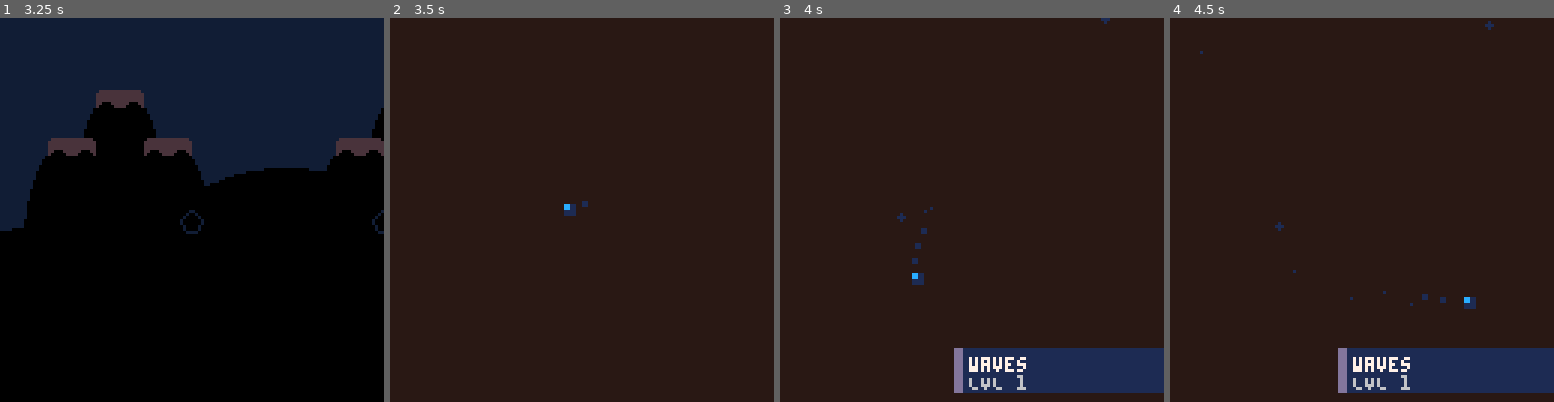
Above: before the commit, frames 1-4 (left to right).
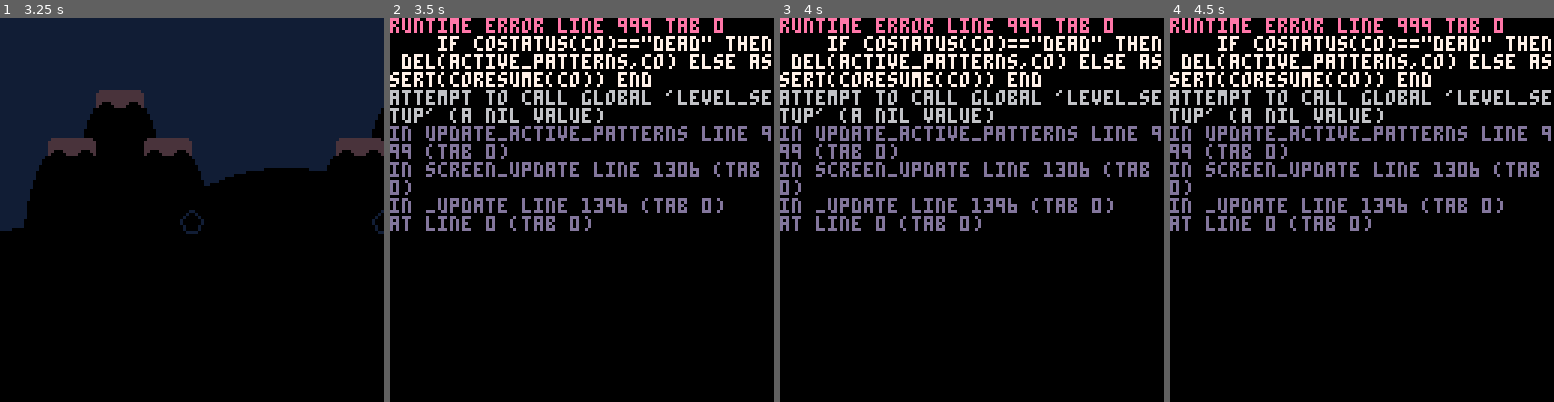
Above: after the commit, the same moments.

Repository: kastlev/tiny-shapes-and-beats
Game: PICO-8 cartridge tiny_beats_and_shapes.p8
Two runs of this game, one before a commit and one after it. Both use one fixed random seed, a clock stepped at 60 frames per second and the inputs below.
Inputs:
- Up to frame 1 (3.25 s): tap X (X key) at 0.33, 1.07, 1.85, 2.97 s; tap O (Z key) at 0.7, 1.7, 2.1, 2.5, 2.9 s; hold Right 1.6-2.1 s; hold Up 2.15-2.42 s; hold Right 2.47-3.03 s; hold Left from 3.08 s (still down)
- Up to frame 2 (3.5 s): keep holding Left; tap O (Z key) at 3.3 s
- Up to frame 3 (4 s): release Left at 3.58 s; hold Down 3.63-3.97 s; tap O (Z key) at 3.7 s
- Up to frame 4 (4.5 s): hold Right from 4.02 s (still down); tap X (X key) at 4.08 s; tap O (Z key) at 4.1 s

Frame 1 is identical in both runs. In frame 2, 100% of the frame differs, in the area x 0-100%, y 0-100%; in frame 3, 100%; in frame 4, 100%.
Error after the commit: runtime error line 999 tab 0; if costatus(co)=="dead" then del(active_patterns,co) else assert(coresume(co)) end; attempt to call global 'level_setup' (a nil v…

Commit message:
Refactor enemy spawning parameters: remove unused 'hold_frames' for clarity and consistency. Agregar lógica de configuración de niveles: implementar funciones para manejar la configuración y el flujo de juego.

Diff:
--- a/src/enemies.lua
+++ b/src/enemies.lua
@@ -177,7 +177,7 @@
     if sz>=40 then add_trauma(.1) end
     wait_until_enemy_dead(_create_enemy(etype,x,y,{
       size=sz,fill=params.fill,color=params.warning_color or C_DARK_PINK,
-      duration_frames=params.warning_frames or 20,hold_frames=params.hold_frames or 0,
+      duration_frames=params.warning_frames or 20,
       len=params.len,ang=params.ang,is_warning=true}))
   end
 
--- /dev/null
+++ b/src/level_engine.lua
@@ -0,0 +1,39 @@
+function meta(i) return _kv_parts(split(LEVEL_META[i], ";")) end
+
+function level_setup(n)
+  local cfg=meta(n)
+  local cps={}
+  for i=1,4 do
+    local f=cfg["point"..i]
+    if f then add(cps,{frac=f,color=cfg["point"..i.."_color"]}) end
+  end
+  hud_start(cfg.total,cps,cfg.song,cfg.name)
+  wait_for_card()
+  if not simulating then music(cfg.track) end
+end
+
+function play(t)
+  for l in all(t) do
+    if type(l)=="number" then
+      wait_frames(l)
+    else
+      local a=split(l,"*")
+      for i=1,#a>1 and a[1] or 1 do
+        for c in all(split(a[#a],"/")) do
+          local q=split(c,";")
+          local f=deli(q,1)
+          local b=split(T[f] or f,";")
+          f=deli(b,1)
+          local g=_merge(_kv_parts(b),_kv_parts(q))
+          for k,v in pairs(g) do
+            if v=="?" then g[k]=14+rnd(100)      -- ? = aleatorio
+            elseif v=="@" then g[k]=flr(k=="x" and p.x+2 or p.y+2) end
+          end
+          assert(_ENV[f],"plantilla desconocida: "..f)
+          meanwhile(function() _ENV[f](g) end)
+          wait_frames(g.wait or 0)
+        end
+      end
+    end
+  end
+end
--- a/src/levels.lua
+++ b/src/levels.lua
@@ -1,221 +1,110 @@
-function play(t)
-  for l in all(t) do
-    if type(l)=="number" then
-      wait_frames(l)
-    else
-      local a=split(l,"*")
-      for i=1,#a>1 and a[1] or 1 do
-        for c in all(split(a[#a],"/")) do
-          local q=split(c,";")
-          local f=deli(q,1)
-          local b=split(T[f] or f,";")
-          f=deli(b,1)
-          local g=_merge(_kv_parts(b),_kv_parts(q))
-          for k,v in pairs(g) do
-            if v=="?" then g[k]=14+rnd(100)
-            elseif v=="@" then g[k]=flr(k=="x" and p.x+2 or p.y+2) end
-          end
-          meanwhile(function() _ENV[f](g) end)
-          wait_frames(g.wait or 0)
-        end
-      end
-    end
-  end
-end
 
-function level_setup(n)
-  local cfg=meta(n)
-  local cps={}
-  for i=1,4 do
-    local f=cfg["point"..i]
-    if f then add(cps,{frac=f,color=cfg["point"..i.."_color"]}) end
-  end
-  hud_start(cfg.total,cps,cfg.song,cfg.name)
-  wait_for_card()
-  if not simulating then music(cfg.track) end
-end
 
 LEVEL_META = {
   "name=LVL 1;song=waves;track=0;total=1560;point1=0.27;point2=0.68;map_x=8",
   "name=LVL 2;song=flux;track=8;total=2100;point1=0.23;point2=0.52;point3=0.78;map_x=16",
   "name=LVL 3;song=zona;track=16;total=2400;point1=0.25;point2=0.55;map_x=24"
 }
-
 LEVEL_COUNT = #LEVEL_META
 
 T = {
-  -- ===== formas basicas =====
   hline   = "spw;type=E_LINE_BI;x=64;ang=0;len=72;size=3;warning_frames=20;duration_frames=18",
   vline   = "spw;type=E_LINE_BI;y=64;ang=0.25;len=72;size=3;warning_frames=20;duration_frames=18",
   cross   = "spw;type=E_CROSS;x=64;y=64;len=72;size=3;ang_vel=0.006;warning_frames=30;duration_frames=210",
+  ring    = "spw;size=1;size_max=70;fill=false;grow_px=1.8;warning_frames=20;duration_frames=40",
   burst   = "spw;type=E_CIRCLE;size=5;warning_frames=25;duration_frames=1;burst=true;burst_count=10;burst_speed=1.4;burst_size=2;burst_duration_frames=110",
-  ring    = "spw;size=1;size_max=70;fill=false;grow_px=1.8;warning_frames=20;duration_frames=40",
   column  = "spw_loop;pattern=column;column_x=-4;random=true;parallel=true;type=E_BULLET;size=3;vx=3.4;n=9;duration_frames=45",
+  rain    = "spw_loop;pattern=row;random=true;n=3;parallel=true;type=E_BULLET;size=3;vy=1.5;duration_frames=100",
+  aimed   = "spw;type=E_BULLET;size=3;aim=2.2;duration_frames=120",
+  spiral  = "spw_loop;pattern=point;x=64;y=64;n=16;type=E_CIRCLE;size=3;color=13;warning=false;duration_frames=1;burst=true;burst_count=3;burst_speed=1.3;burst_size=2;burst_duration_frames=110;spawn_interval=5;stagger_burst_angle_offset=0.03;burst_quiet=true",
+  emitter = "spw;type=E_CIRCLE;size=4;warning=false;ease_move=out_quad;duration_frames=30;hold_frames=20;flicker=true;burst=true",
   chasers = "spw_loop;pattern=perimeter;parallel=true;chase=true;chase_turn=0.05;size=4;warning_frames=30;duration_frames=130",
   squares = "spw_loop;type=E_SQUARE;parallel=true;near_player=true;near_range=24;size=8;warning_frames=45;duration_frames=25",
-  rain    = "spw_loop;pattern=row;random=true;n=3;parallel=true;type=E_BULLET;size=3;vy=1.5;duration_frames=100",
-  -- aimed : bala apuntada al jugador. aim = velocidad (< 2.5, tu velocidad maxima).
-  aimed   = "spw;type=E_BULLET;size=3;aim=2.2;duration_frames=120",
-  -- spiral: n emisores de 1 frame, cada uno con angulo +0.03. Dura n*spawn_interval (80 f).
-  spiral  = "spw_loop;pattern=point;x=64;y=64;n=16;type=E_CIRCLE;size=3;color=13;warning=false;duration_frames=1;burst=true;burst_count=3;burst_speed=1.3;burst_size=2;burst_duration_frames=110;spawn_interval=5;stagger_burst_angle_offset=0.03;burst_quiet=true",
-  -- emitter: entra desde un borde (x,y -> target_x,target_y), se queda 20 f y suelta un anillo.
-  --          ease_move=out_quad ya es lineal (tu _ease). Para sensacion "out" usa ease_move=lerp;lerp_factor=.15
-  emitter = "spw;type=E_CIRCLE;size=4;warning=false;ease_move=out_quad;duration_frames=30;hold_frames=20;flicker=true;burst=true",
-
-  -- ===== ZONAS (E_HOLE: lo de FUERA del circulo es letal) =====
-  -- zone    : zona quieta. size = radio seguro. Dura warning_frames + duration_frames.
   zone     = "spw;type=E_HOLE;x=64;y=64;size=36;warning_frames=45;duration_frames=195",
-  -- orbzone : zona que orbita. orbit_radius = tamano de la orbita, orbit_speed = vueltas/frame
-  --           (0.006 ~ 0.8 px/frame, 0.009 ~ 1.5 px/frame). x = punto de partida.
   orbzone  = "spw;type=E_HOLE;orbit=true;orbit_cx=64;orbit_cy=64;orbit_ang=0;orbit_radius=22;orbit_speed=0.006;x=86;y=64;size=34;warning_frames=45;duration_frames=315",
-  -- lens    : mitad de un "lente". Se lanzan DOS con orbit_ang distinto; solo la interseccion es segura.
   lens     = "spw;type=E_HOLE;orbit=true;orbit_cx=64;orbit_cy=64;orbit_radius=12;orbit_speed=0.006;y=64;size=36;warning_frames=30;duration_frames=330",
-  -- jumpzone: zona de salto. Nace en x,y, vive duration_frames y desaparece.
   jumpzone = "spw;type=E_HOLE;size=28;warning_frames=30;duration_frames=90",
-  -- zonering: anillo para usar DENTRO de una zona.
-  --   size_max        = radio del hoyo + 2 (mas grande no sirve: afuera ya es letal)
-  --   grow_px         = velocidad, la perilla principal de dificultad
-  --   duration_frames = ceil(size_max / grow_px) + 1 (si es menor, muere a medio crecer)
-  --   warning_frames  = frames para reaccionar (el warning es solo un punto en el centro)
-  --   Tabla (size_max=30): grow_px 0.7 -> 43 (facil) | 0.9 -> 34 (normal) | 1.2 -> 26 (dificil)
   zonering = "spw;size=1;size_max=30;fill=false;grow_px=0.9;warning_frames=30;duration_frames=34"
 }
 
 function level_1()
   level_setup(1)
   play {
-    -- m1-2 lluvia lenta
-    "spw_loop;pattern=row;random=true;n=8;parallel=true;stagger=15;type=E_BULLET;vy=0.9;size=2;duration_frames=220;wait=120",
-    -- m3-5 cuadrados cerca del jugador
-    "squares;n=8;stagger=15;wait=120",
-    "squares;n=2;stagger=30/squares;n=2;stagger=30;wait=60",
-    -- m6-7 anillos lentos
-    "spw_loop;pattern=point;x=64;y=64;n=2;parallel=true;stagger=30;size=1;size_max=92;fill=false;grow_px=1.4;warning_frames=30;duration_frames=70;wait=120",
-    120, -- m8-9 respiro + checkpoint 1
-    -- m10-14 perseguidores
-    "chasers;n=4;stagger=30;chase_speed=0.9;wait=120",
-    "chasers;n=8;stagger=15;chase_speed=1.0;wait=120",
-    "chasers;n=12;stagger=5;chase_speed=1.1;wait=60",
-    -- m15-18 columnas desde la derecha
-    "4*column;column_x=140;n=5;vx=-2.2;duration_frames=80;wait=30",
-    "4*column;column_x=140;n=7;vx=-2.6;duration_frames=80;wait=30",
-    60, -- m19 respiro + checkpoint 2
-    -- m20-24 bola que rebota + anillos
-    "spw;x=20;y=20;vx=1.9;vy=1.5;size=3;warning_frames=30;duration_frames=270;bounce=true;bounce_speed_mult=1.05;bounce_size_mult=1.06",
-    "2*ring;grow_px=1.5;warning_frames=30;duration_frames=50;wait=60",
-    "6*ring;grow_px=1.5;warning_frames=30;duration_frames=50;wait=30",
-    -- m25-26 final
-    "burst;x=64;y=64;warning_frames=30;burst_count=12;burst_speed=1.3;wait=30",
-    "burst;x=64;y=64;warning_frames=30;burst_count=12;burst_speed=1.3;burst_angle_offset=0.04;wait=30",
-    "spw_loop;pattern=point;x=64;y=64;n=3;parallel=true;stagger=5;size=1;size_max=100;fill=false;grow_px=1.6;warning_frames=30;duration_frames=65;wait=60"
-  }
+    "spw_loop;pattern=row;random=true;n=8;parallel=true;stagger=15;type=E_BULLET;vy=0.9;size=2;duration_frames=220;wait=120", -- f0 lluvia
+    "squares;n=8;stagger=15;wait=120",                       -- f120 cuadrados de uno en uno
+    "squares;n=2;stagger=30/squares;n=2;stagger=30;wait=60", -- f240 cuadrados de dos en dos
+    "spw_loop;pattern=point;x=64;y=64;n=2;parallel=true;stagger=30;size=1;size_max=92;fill=false;grow_px=1.4;warning_frames=30;duration_frames=70;wait=120", -- f300 anillos
+    120,                                                     -- f420 RESPIRO (checkpoint 1)
+    "chasers;n=4;stagger=30;chase_speed=0.9;wait=120",       -- f540 perseguidores x4
+    "chasers;n=8;stagger=15;chase_speed=1.0;wait=120",       -- f660 x8
+    "chasers;n=12;stagger=5;chase_speed=1.1;wait=60",        -- f780 x12
+    "4*column;column_x=140;n=5;vx=-2.2;duration_frames=80;wait=30", -- f840 columnas
+    "4*column;column_x=140;n=7;vx=-2.6;duration_frames=80;wait=30", -- f960 columnas +
+    60,                                                      -- f1080 RESPIRO (checkpoint 2)
+    "spw;x=20;y=20;vx=1.9;vy=1.5;size=3;warning_frames=30;duration_frames=270;bounce=true;bounce_speed_mult=1.05;bounce_size_mult=1.06", -- f1140 bola rebota
+    "2*ring;grow_px=1.5;warning_frames=30;duration_frames=50;wait=60", -- f1140 anillos
+    "6*ring;grow_px=1.5;warning_frames=30;duration_frames=50;wait=30", -- f1260 anillos rapido
+    "burst;x=64;y=64;warning_frames=30;burst_count=12;burst_speed=1.3;wait=30", -- f1440 final
+    "burst;x=64;y=64;warning_frames=30;burst_count=12;burst_speed=1.3;burst_angle_offset=0.04;wait=30", -- f1470
+    "spw_loop;pattern=point;x=64;y=64;n=3;parallel=true;stagger=5;size=1;size_max=100;fill=false;grow_px=1.6;warning_frames=30;duration_frames=65;wait=60" -- f1500 anillos triples
+  }                                                          -- f1560 = total
 end
-
 function level_2()
   level_setup(2)
   play {
-    -- m1-4 lineas apuntadas al jugador
-    "2*hline;y=@;warning_frames=25;wait=30/vline;x=@;warning_frames=25;wait=30",
-    "4*hline;y=@;wait=15/vline;x=@;wait=15",
-    -- m5-8 cruces
-    "4*hline;y=@/vline;x=@;wait=30",
-    "2*hline;y=@/vline;x=@/vline;x=?;size=4;wait=30",
-    "2*hline;y=@/vline;x=@/hline;y=?;size=4;wait=30",
-    120, -- m9-10 respiro + checkpoint 1
-    -- m11-15 cruz giratoria + anillos de balas
-    "cross;wait=30",
-    "7*burst;burst_angle_offset=?;warning_frames=20;wait=30",
-    "hline;y=@;wait=30/vline;x=@;wait=30",
-    -- m16-18 columnas rapidas + lineas
-    "3*column;wait=15/hline;y=@;warning_frames=18;wait=15/column;column_x=140;vx=-3.4;wait=15/vline;x=@;warning_frames=18;wait=15",
-    120, -- m19-20 respiro + checkpoint 2
-    -- m21-27 lineas + perseguidores + bola
-    "spw;x=20;y=20;vx=2.2;vy=1.7;size=4;warning_frames=25;duration_frames=300;bounce=true;bounce_speed_mult=1.04;bounce_size_mult=1.04",
-    "chasers;n=8;stagger=7;chase_speed=1.5;warning_frames=25;duration_frames=150",
-    "2*hline;y=@;wait=30/vline;x=@;wait=30",
-    "2*ring/vline;x=?;size=4;wait=30/ring/hline;y=?;size=4;wait=30",
-    "chasers;n=6;stagger=7;chase_speed=1.6;warning_frames=25;duration_frames=120",
-    "6*hline;y=@;warning_frames=18;wait=15/vline;x=@;warning_frames=18;wait=15",
-    120, -- m28-29 respiro + checkpoint 3
-    -- m30-35 final
-    "cross;ang_vel=0.007;wait=30",
-    "4*burst;burst_count=12;burst_speed=1.5;burst_angle_offset=?;warning_frames=20;wait=30",
-    "column;wait=15/vline;x=@;warning_frames=15;wait=15/column;column_x=140;vx=-3.4;wait=15/hline;y=@;warning_frames=15;wait=15/column;wait=15/vline;x=@;warning_frames=15;wait=15",
-    -- ultimos 4 pares de beats: entra todo junto
-    "hline;y=@;warning_frames=15/vline;x=@;warning_frames=15/ring;wait=30",
-    "column/hline;y=@;warning_frames=15;wait=30",
-    "burst;burst_count=12;burst_speed=1.5;burst_angle_offset=?/hline;y=@;warning_frames=15/vline;x=@;warning_frames=15;wait=30",
-    "column;column_x=140;vx=-3.4/hline;y=@;warning_frames=15/vline;x=@;warning_frames=15/ring/burst;burst_count=12;burst_speed=1.5;burst_angle_offset=?;wait=30"
-  }
+    "2*hline;y=@;warning_frames=25;wait=30/vline;x=@;warning_frames=25;wait=30", -- f0 lineas apuntadas lento
+    "4*hline;y=@;wait=15/vline;x=@;wait=15",                 -- f120 lineas apuntadas al beat
+    "4*hline;y=@/vline;x=@;wait=30",                         -- f240 cruces sobre el jugador
+    "2*hline;y=@/vline;x=@/vline;x=?;size=4;wait=30",        -- f360 cruz + vline gruesa
+    "2*hline;y=@/vline;x=@/hline;y=?;size=4;wait=30",        -- f420 cruz + hline gruesa
+    120,                                                     -- f480 RESPIRO (checkpoint 1)
+    "cross;wait=30",                                         -- f600 cruz giratoria
+    "7*burst;burst_angle_offset=?;warning_frames=20;wait=30", -- f630 bursts (la cruz sigue)
+    "hline;y=@;wait=30/vline;x=@;wait=30",                   -- f840 lineas
+    "3*column;wait=15/hline;y=@;warning_frames=18;wait=15/column;column_x=140;vx=-3.4;wait=15/vline;x=@;warning_frames=18;wait=15", -- f900 columnas alternas + lineas
+    120,                                                     -- f1080 RESPIRO (checkpoint 2)
+    "spw;x=20;y=20;vx=2.2;vy=1.7;size=4;warning_frames=25;duration_frames=300;bounce=true;bounce_speed_mult=1.04;bounce_size_mult=1.04", -- f1200 bola rebota (sin wait)
+    "chasers;n=8;stagger=7;chase_speed=1.5;warning_frames=25;duration_frames=150", -- f1200 perseguidores x8 (sin wait)
+    "2*hline;y=@;wait=30/vline;x=@;wait=30",                 -- f1200 lineas
+    "2*ring/vline;x=?;size=4;wait=30/ring/hline;y=?;size=4;wait=30", -- f1320 anillos + lineas gruesas
+    "chasers;n=6;stagger=7;chase_speed=1.6;warning_frames=25;duration_frames=120", -- f1440 perseguidores x6 (sin wait)
+    "6*hline;y=@;warning_frames=18;wait=15/vline;x=@;warning_frames=18;wait=15", -- f1440 lineas rapidas
+    120,                                                     -- f1620 RESPIRO (checkpoint 3)
+    "cross;ang_vel=0.007;wait=30",                           -- f1740 FINAL cruz giratoria
+    "4*burst;burst_count=12;burst_speed=1.5;burst_angle_offset=?;warning_frames=20;wait=30", -- f1770 bursts
+    "column;wait=15/vline;x=@;warning_frames=15;wait=15/column;column_x=140;vx=-3.4;wait=15/hline;y=@;warning_frames=15;wait=15/column;wait=15/vline;x=@;warning_frames=15;wait=15", -- f1890 columnas + lineas
+    "hline;y=@;warning_frames=15/vline;x=@;warning_frames=15/ring;wait=30", -- f1980 cruz + anillo
+    "column/hline;y=@;warning_frames=15;wait=30",            -- f2010 columna + linea
+    "burst;burst_count=12;burst_speed=1.5;burst_angle_offset=?/hline;y=@;warning_frames=15/vline;x=@;warning_frames=15;wait=30", -- f2040 burst + cruz
+    "column;column_x=140;vx=-3.4/hline;y=@;warning_frames=15/vline;x=@;warning_frames=15/ring/burst;burst_count=12;burst_speed=1.5;burst_angle_offset=?;wait=30" -- f2070 todo junto
+  }                                                          -- f2100 = total
 end
-
--- =====================================================================
--- NIVEL 3 "zona"  -  120 BPM  -  1 beat = 15 f  -  1 compas = 60 f
--- Total: 2400 f (40 compases)
---
--- Formato de cada linea de play{}:
---   numero          -> espera ese numero de frames
---   "N*plantilla"   -> repite la linea N veces
---   "a/b/c"         -> lanza a, b y c a la vez
---   ";wait=30"      -> despues de lanzar ESE patron, espera 30 f
---   "x=@ / y=@"     -> posicion actual del jugador
---   "?"             -> valor aleatorio
---
--- REGLA DE LAS ZONAS: la suma de los wait= de cada tramo debe ser igual a
--- warning_frames + duration_frames de su hoyo. Asi nace el siguiente justo
--- cuando muere el anterior y los tiempos caen en beat.
--- =====================================================================
 function level_3()
   level_setup(3)
   play {
-    -- ---- m1-4 (240 f) zona quieta: solo aprendes que afuera duele ----
-    -- zone: 45 de warning + 195 de vida = 240 f
-    "zone;wait=45",
-    "3*column;vx=1.4;n=3;duration_frames=110;wait=60",   -- 3 volleys lentos, uno por compas (180 f)
-    15,                                                   -- ajuste para llegar a 240
-
-    -- ---- m5-10 (360 f) la zona orbita (~0.8 px/frame): hay que seguirla ----
-    -- orbzone: 45 de warning + 315 de vida = 360 f
-    "orbzone;wait=45",
-    "5*column;vx=1.6;n=3;duration_frames=100;wait=30/rain;wait=30",  -- 5 x (columna + lluvia) = 300 f
-    15,
-
-    120, -- m11-12 RESPIRO + checkpoint 1 (el marcador tarda ~46-80 f en llegar)
-
-    -- ---- m13-22 (600 f) SALTOS: la zona cambia de lugar cada 2 compases ----
-    -- Cada salto (120 f):
-    --   jumpzone -> nace la zona (el warning pinta todo oscuro menos el circulo nuevo)
-    --   zonering -> sale del centro y obliga a hacer dash
-    --   rain     -> balas desde arriba para que no te quedes quieto
-    -- 1er salto: warning 45 + vida 75 = 120 f (centro)
-    "jumpzone;x=64;y=64;warning_frames=45;duration_frames=75;wait=45/zonering;x=64;y=64;wait=30/rain;wait=45",
-    -- 2do a 5to salto: warning 30 + vida 90 = 120 f cada uno (las 4 esquinas)
-    "jumpzone;x=36;y=36;wait=30/zonering;x=36;y=36;wait=30/rain;wait=60",
-    "jumpzone;x=92;y=36;wait=30/zonering;x=92;y=36;wait=30/rain;wait=60",
-    "jumpzone;x=92;y=92;wait=30/zonering;x=92;y=92;wait=30/rain;wait=60",
-    "jumpzone;x=36;y=92;wait=30/zonering;x=36;y=92;wait=30/rain;wait=60",
-
-    120, -- m23-24 RESPIRO + checkpoint 2
-
-    -- ---- m25-30 (360 f) zona chica y rapida + lineas + perseguidores ----
-    -- orbzone chica: 30 de warning + 330 de vida = 360 f. orbit_speed 0.009 ~ 1.5 px/frame
-    "orbzone;orbit_radius=26;x=90;orbit_speed=0.009;size=28;warning_frames=30;duration_frames=330;wait=30",
-    "2*hline;y=@;wait=30/vline;x=@;wait=30",              -- lineas apuntadas (120 f)
-    "chasers;n=4;stagger=15;chase_speed=1.2;warning_frames=25;duration_frames=130;wait=60",
-    "2*hline;y=@;wait=30/vline;x=@;wait=30",              -- (120 f)
-    "zonering;x=64;y=64;wait=30",                         -- anillo lento desde el centro (30 f)
-
-    -- ---- m31-36 (360 f) EL LENTE: dos hoyos opuestos, solo la interseccion es segura ----
-    -- lens: 30 de warning + 330 de vida = 360 f
-    -- orbit_ang 0 y 0.5 = lados opuestos. Subir orbit_radius achica el lente, bajarlo lo agranda.
-    "lens;orbit_ang=0;x=76/lens;orbit_ang=0.5;x=52;wait=30",
-    "3*zonering;x=64;y=64;size_max=34;duration_frames=38;wait=45/rain;wait=45",   -- 270 f
-    "chasers;n=3;stagger=15;chase_speed=1.2;warning_frames=25;duration_frames=100;wait=60",
-
-    -- ---- m37-40 (240 f) FINAL: zona chica quieta con todo dentro ----
-    -- zone: 30 de warning + 210 de vida = 240 f
-    "zone;size=28;warning_frames=30;duration_frames=210/cross;wait=30",
-    "2*burst;x=64;y=64;burst_count=12;burst_speed=1.4;burst_angle_offset=?;warning_frames=20;wait=45/column;column_x=140;vx=-2.2;n=4;duration_frames=90;wait=45",
-    30
-  }
+    "zone;wait=45",                                          -- f0 zona quieta (dura 240)
+    "3*column;vx=1.4;n=3;duration_frames=110;wait=60",       -- f45 columnas lentas
+    15,                                                      -- f225 ajuste hasta f240
+    "orbzone;wait=45",                                       -- f240 zona orbitante (dura 360)
+    "5*column;vx=1.6;n=3;duration_frames=100;wait=30/rain;wait=30", -- f285 columnas + lluvia
+    15,                                                      -- f585 ajuste hasta f600
+    120,                                                     -- f600 RESPIRO (checkpoint 1)
+    "jumpzone;x=64;y=64;warning_frames=45;duration_frames=75;wait=45/zonering;x=64;y=64;wait=30/rain;wait=45", -- f720 salto centro
+    "jumpzone;x=36;y=36;wait=30/zonering;x=36;y=36;wait=30/rain;wait=60", -- f840 salto arriba-izq
+    "jumpzone;x=92;y=36;wait=30/zonering;x=92;y=36;wait=30/rain;wait=60", -- f960 salto arriba-der
+    "jumpzone;x=92;y=92;wait=30/zonering;x=92;y=92;wait=30/rain;wait=60", -- f1080 salto abajo-der
+    "jumpzone;x=36;y=92;wait=30/zonering;x=36;y=92;wait=30/rain;wait=60", -- f1200 salto abajo-izq
+    120,                                                     -- f1320 RESPIRO (checkpoint 2)
+    "orbzone;orbit_radius=26;x=90;orbit_speed=0.009;size=28;warning_frames=30;duration_frames=330;wait=30", -- f1440 zona chica y rapida (dura 360)
+    "2*hline;y=@;wait=30/vline;x=@;wait=30",                 -- f1470 lineas
+    "chasers;n=4;stagger=15;chase_speed=1.2;warning_frames=25;duration_frames=130;wait=60", -- f1590 perseguidores
+    "2*hline;y=@;wait=30/vline;x=@;wait=30",                 -- f1650 lineas
+    "zonering;x=64;y=64;wait=30",                            -- f1770 anillo lento
+    "lens;orbit_ang=0;x=76/lens;orbit_ang=0.5;x=52;wait=30", -- f1800 LENTE (dura 360)
+    "3*zonering;x=64;y=64;size_max=34;duration_frames=38;wait=45/rain;wait=45", -- f1830 anillos + lluvia
+    "chasers;n=3;stagger=15;chase_speed=1.2;warning_frames=25;duration_frames=100;wait=60", -- f2100 perseguidores
+    "zone;size=28;warning_frames=30;duration_frames=210/cross;wait=30", -- f2160 FINAL zona chica + cruz (dura 240)
+    "2*burst;x=64;y=64;burst_count=12;burst_speed=1.4;burst_angle_offset=?;warning_frames=20;wait=45/column;column_x=140;vx=-2.2;n=4;duration_frames=90;wait=45", -- f2190 bursts + columnas
+    30                                                       -- f2370 ajuste hasta f2400
+  }                                                          -- f2400 = total
 end
